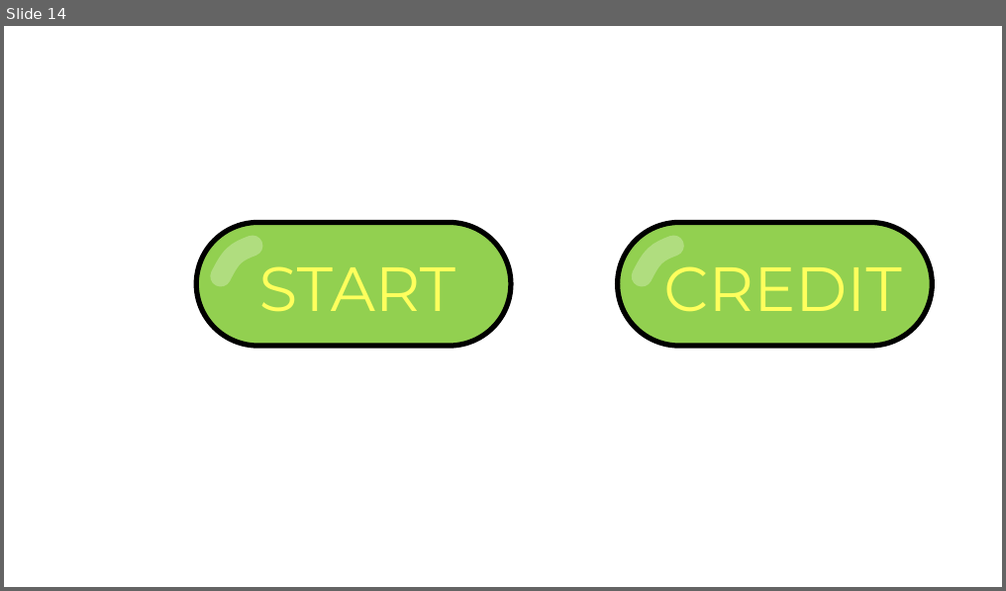
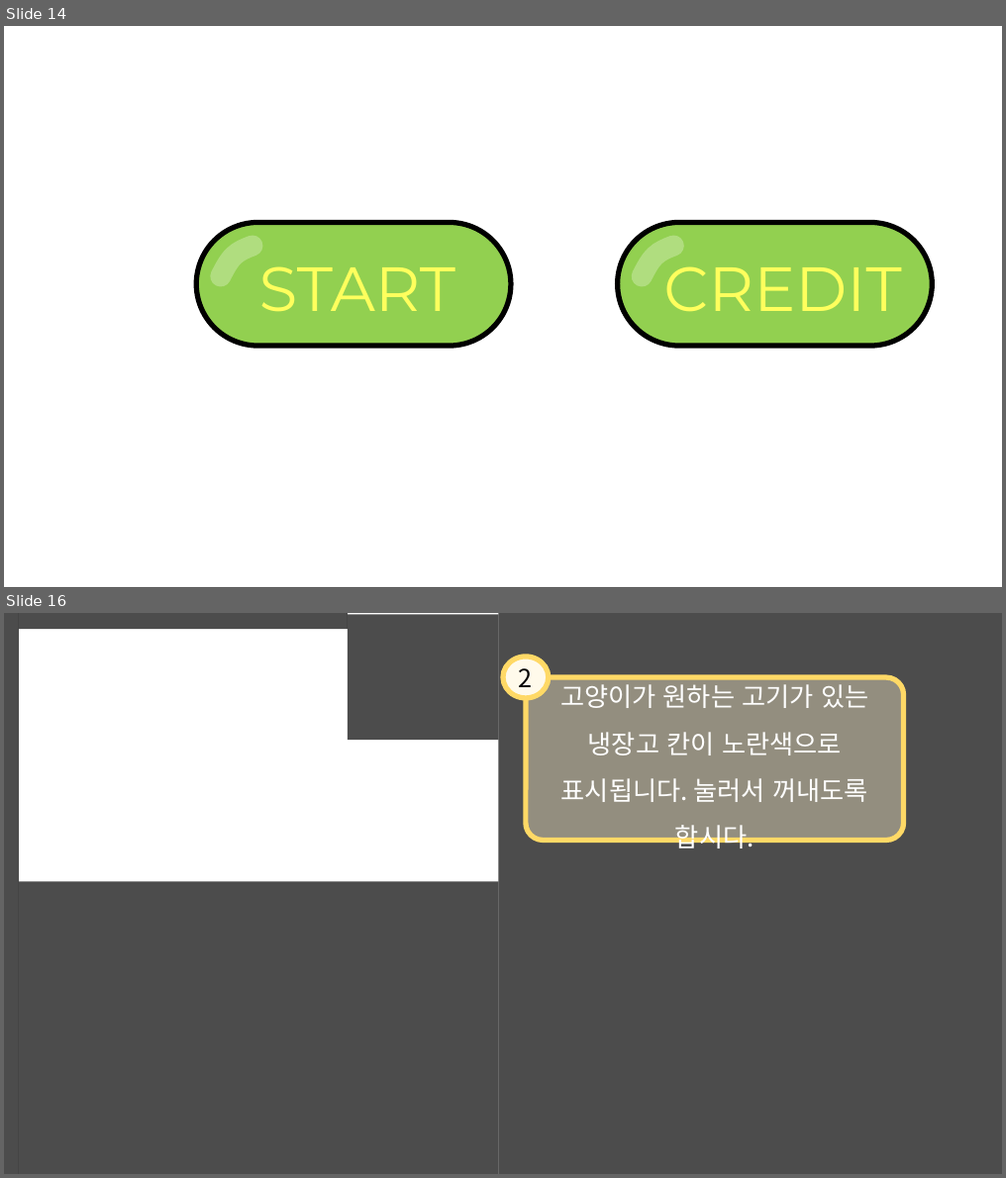
Before and after one commit to SNUGDC/CatDefense, a slide deck: UI Design.pptx. Shown one above the other, each under a label of ours: slide 14 before the commit, slides 14 and 16 after it; the slides between them are not shown. The pictures are 1006x591 and 1006x1178 pixels, drawn with LibreOffice and Linux fonts; fonts in the diff are those of the drawing; background and template pictures are left out. Boxes give left, top, right and bottom in pixels: in the first picture for what was removed or moved away, otherwise in the second. Text is boxed around its words. In the diff, an @@ line names an element or a change of style, - is before the commit and + after.

```diff
--- a/UI Design.pptx
+++ b/UI Design.pptx
@@ slide 16 added at bbox=[4, 613, 1002, 1174], background picture (left out) @@
@@ group added at bbox=[4, 613, 1002, 1174]: 5 rectangles, 1 rounded rectangle, 1 ellipse @@
+고양이가 원하는 고기가 있는
+냉장고 칸이 노란색으로 표시됩니다. 눌러서 꺼내도록 합시다.
+2
```
Also in this commit, not shown: 4 other slides added, 12 other files.
